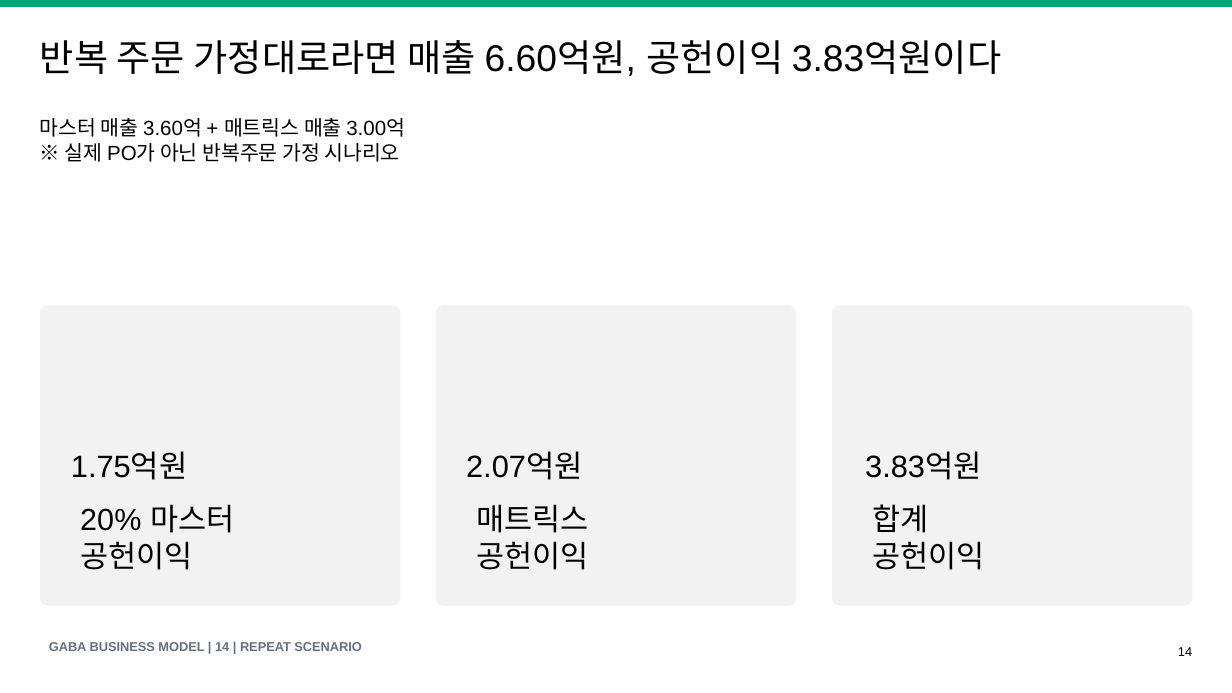
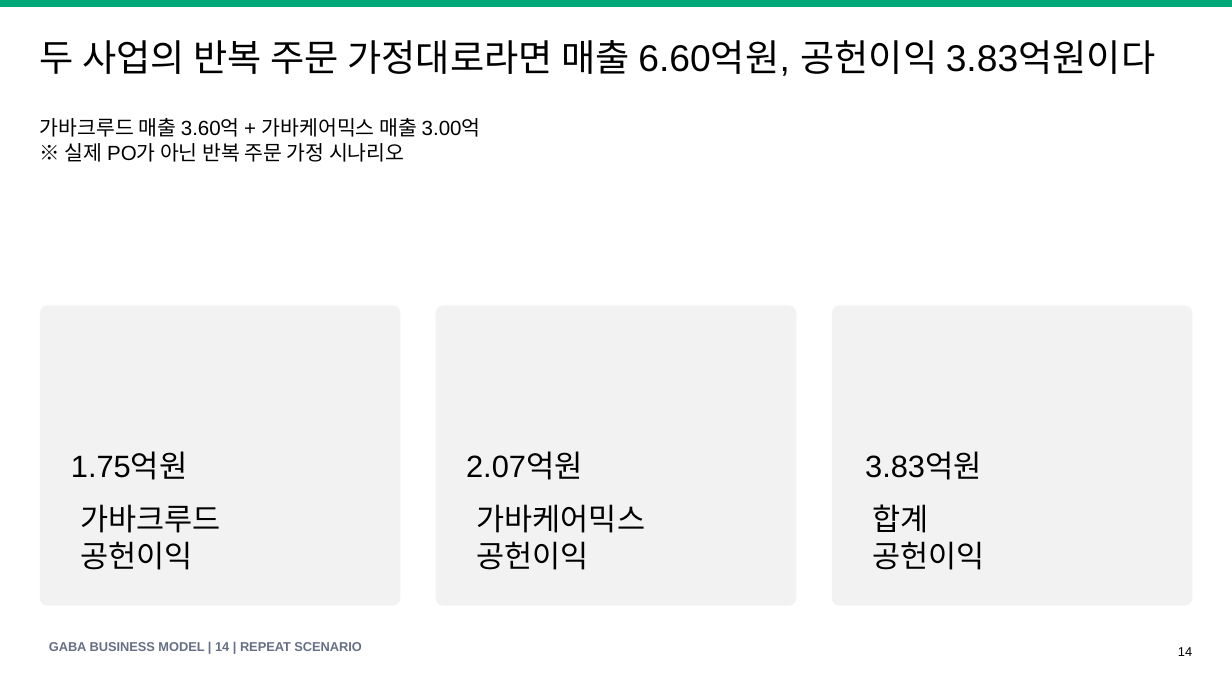
Before and after one commit to KRAdavid/gaba-feed-business-index, a slide deck: slide 14 of GABA_Feed_Business_Model_Speech_Deck_v1.pptx. Drawn at 1232x693 pixels with LibreOffice and Linux fonts; fonts in the diff are those of the drawing. Boxes give left, top, right and bottom in pixels: in the first picture for what was removed or moved away, otherwise in the second. Text is boxed around its words. In the diff, an @@ line names an element or a change of style, - is before the commit and + after.

```diff
--- a/GABA_Feed_Business_Model_Speech_Deck_v1.pptx
+++ b/GABA_Feed_Business_Model_Speech_Deck_v1.pptx
@@ text at (40, 40, 1156, 76): text changed @@
-반복 주문 가정대로라면 매출 6.60억원, 공헌이익 3.83억원이다
+두 사업의 반복 주문 가정대로라면 매출 6.60억원, 공헌이익 3.83억원이다
@@ text at (40, 118, 481, 162): text changed @@
-마스터 매출 3.60억 + 매트릭스 매출 3.00억
-※ 실제 PO가 아닌 반복주문 가정 시나리오
+가바크루드 매출 3.60억 + 가바케어믹스 매출 3.00억
+※ 실제 PO가 아닌 반복 주문 가정 시나리오
@@ text at (80, 504, 221, 533): text changed @@
-20% 마스터
+가바크루드
@@ text at (476, 504, 645, 533): text changed @@
-매트릭스
+가바케어믹스
```
Also in this commit, not shown: 17 other slides changed, 2 slides added, 1 slide removed, 19 other files.
